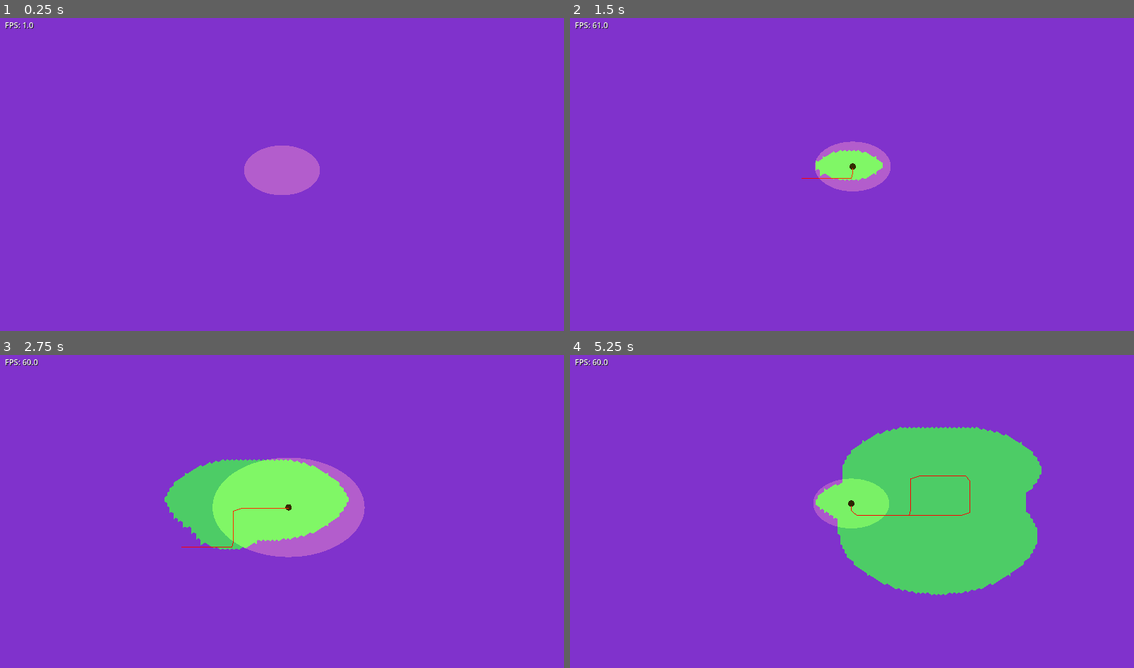
Above: before the commit, frames 1-4 (two rows, left to right).
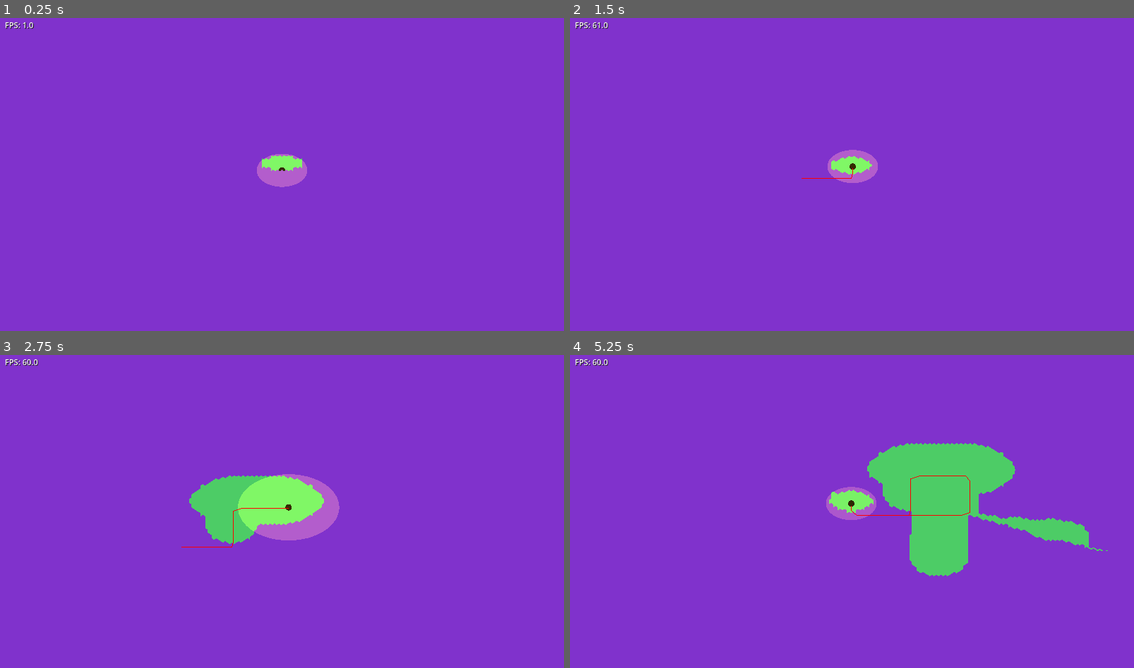
Above: after the commit, the same moments.

Repository: emersonh16/dastardlyfuck
Game: Godot game, scene res://scenes/test/test_miasma.tscn
Two runs of this game, one before a commit and one after it. Both use one fixed random seed, a clock stepped at 60 frames per second and the inputs below.
Inputs (mouse positions are in pixels of both pictures, inside the frame that each line leads up to):
- Up to frame 1 (0.25 s): no input
- Up to frame 2 (1.5 s): tap Enter at 0.5 s; move the mouse to (976, 155) at 0.52 s; hold Right (ui_right) 0.53-1.28 s; tap 1 at 0.6 s; click (976, 155) at 0.67 s; move the mouse to (739, 187) at 1.27 s; hold Down (ui_down) from 1.28 s (still down); tap 2 at 1.35 s; click (739, 187) at 1.42 s
- Up to frame 3 (2.75 s): move the mouse to (338, 439) at 2.02 s; release Down (ui_down) at 2.03 s; hold Right (ui_right) from 2.03 s (still down); tap 3 at 2.1 s; click (338, 439) at 2.17 s
- Up to frame 4 (5.25 s): move the mouse to (823, 574) at 2.77 s; release Right (ui_right) at 2.78 s; hold Up (ui_up) 2.78-3.53 s; tap one key every 0.75 s from 2.85 s: 4 5 1 2; click (823, 574) at 2.92 s; move the mouse to (1021, 558) at 3.52 s; hold Left (ui_left) 3.53-5.03 s; click (1021, 558) at 3.67 s; move the mouse to (682, 461) at 4.27 s; click (682, 461) at 4.42 s; move the mouse to (880, 508) at 5.02 s; hold Down (ui_down) from 5.03 s (still down); click (880, 508) at 5.17 s

The runs differ from the first frame. In frame 1, 1.2% of the frame differs, in the area x 43-57%, y 40-57%; in frame 2, 1.3%; in frame 3, 6.3%; in frame 4, 10%, in the area x 43-96%, y 22-77%.

Commit message:
its ok , laser not clearing continously

Diff:
--- a/scripts/beam/simple_beam.gd
+++ b/scripts/beam/simple_beam.gd
@@ -1,15 +1,12 @@
 extends Node3D
 
 # SimpleBeam - Handles beam clearing logic for all modes
-# Auto-clears for bubble modes, click-to-fire for cone/laser
-# TODO: Eventually move this logic into DerelictManager or BeamManager
+# Clears continuously every frame (no throttling)
+# Clears immediately when mode switches
 
 var beam_manager: Node = null
 var derelict: Node3D = null
 var camera: Camera3D = null
-
-var _last_clear_pos: Vector3 = Vector3.ZERO
-var _clear_threshold: float = 2.0  # Only clear if derelict moved this far
 
 func _ready():
 	# Get BeamManager
@@ -28,50 +25,61 @@
 	# Find camera for mouse-to-world conversion
 	camera = get_viewport().get_camera_3d()
 
-	print("SimpleBeam initialized - Using BeamManager for clearing")
+	# Connect to mode change signal to clear immediately on switch
+	beam_manager.beam_mode_changed.connect(_on_mode_changed)
+
+	print("SimpleBeam initialized - Clearing every frame")
+
+func _on_mode_changed(_mode):
+	# Clear immediately when mode switches
+	_process_clear()
 
 func _process(_delta):
 	if not derelict or not beam_manager:
 		return
 
-	var current_mode = beam_manager.get_mode()
+	# Clear every frame (no throttling)
+	_process_clear()
 
-	# Handle different modes
-	match current_mode:
-		BeamManager.BeamMode.BUBBLE_MIN, BeamManager.BeamMode.BUBBLE_MAX:
-			# Auto-clear around player (bubble modes)
-			_process_bubble_mode()
-		BeamManager.BeamMode.CONE, BeamManager.BeamMode.LASER:
-			# Click-to-fire (cone/laser modes)
-			_process_aimed_mode()
-		BeamManager.BeamMode.OFF:
-			# No clearing
-			pass
-
-func _process_bubble_mode():
+func _process_clear():
 	# Only clear if beam has energy
 	if not beam_manager.can_fire():
 		return
 
+	var current_mode = beam_manager.get_mode()
 	var derelict_pos = derelict.global_position
 	var derelict_pos_ground = Vector3(derelict_pos.x, 0, derelict_pos.z)  # Ground level
 
-	# Only clear if derelict moved significantly (performance optimization)
-	if derelict_pos_ground.distance_to(_last_clear_pos) >= _clear_threshold:
-		_clear_bubble(derelict_pos_ground)
-		_last_clear_pos = derelict_pos_ground
-
-func _process_aimed_mode():
-	# Only fire if beam has energy
-	if not beam_manager.can_fire():
-		return
-
-	# Click to fire cone/laser
-	if Input.is_mouse_button_pressed(MOUSE_BUTTON_LEFT):
-		# Get mouse position in world space
-		var mouse_pos = _get_mouse_world_position()
-		if mouse_pos != Vector3.ZERO:
-			_fire_aimed_beam(mouse_pos)
+	# Handle different modes - clear every frame
+	match current_mode:
+		BeamManager.BeamMode.BUBBLE_MIN, BeamManager.BeamMode.BUBBLE_MAX:
+			# Continuously clear around player (bubble modes)
+			_clear_bubble(derelict_pos_ground)
+		BeamManager.BeamMode.CONE:
+			# Continuously clear cone from player toward mouse
+			var mouse_pos = _get_mouse_world_position()
+			if mouse_pos != Vector3.ZERO:
+				var direction = (mouse_pos - derelict_pos_ground)
+				# If direction is too small, use a default direction (forward)
+				if direction.length() < 0.1:
+					direction = Vector3(1, 0, 0)  # Default forward direction
+				else:
+					direction = direction.normalized()
+				_clear_cone(derelict_pos_ground, direction)
+		BeamManager.BeamMode.LASER:
+			# Continuously clear laser from player toward mouse
+			var mouse_pos = _get_mouse_world_position()
+			if mouse_pos != Vector3.ZERO:
+				var direction = (mouse_pos - derelict_pos_ground)
+				# If direction is too small, use a default direction (forward)
+				if direction.length() < 0.1:
+					direction = Vector3(1, 0, 0)  # Default forward direction
+				else:
+					direction = direction.normalized()
+				_clear_laser(derelict_pos_ground, direction)
+		BeamManager.BeamMode.OFF:
+			# No clearing
+			pass
 
 func _clear_bubble(world_pos: Vector3):
 	if not beam_manager:
@@ -84,37 +92,29 @@
 	# Use BeamManager to clear (it will call MiasmaManager)
 	beam_manager.clear_at_position(world_pos, radius)
 
-func _fire_aimed_beam(target_pos: Vector3):
-	# TODO: Implement cone/laser clearing
-	# For now, just clear at target position with bubble radius
+func _clear_cone(origin: Vector3, direction: Vector3):
+	if not beam_manager:
+		return
+
+	# Get cone parameters from BeamManager
 	var params = beam_manager.get_clearing_params()
-	var current_mode = beam_manager.get_mode()
+	var length = params.get("length", 64.0)
+	var angle = params.get("angle", 32.0)
 
-	match current_mode:
-		BeamManager.BeamMode.CONE:
-			# TODO: Clear cone shape from derelict to target
-			_clear_cone(derelict.global_position, target_pos)
-		BeamManager.BeamMode.LASER:
-			# TODO: Clear line from derelict to target
-			_clear_laser(derelict.global_position, target_pos)
-		_:
-			# Fallback: clear bubble at target
-			var radius = params.get("radius", 48.0)
-			beam_manager.clear_at_position(target_pos, radius)
+	# Use BeamManager to clear cone
+	beam_manager.clear_cone(origin, direction, length, angle)
 
-func _clear_cone(origin: Vector3, target: Vector3):
-	# TODO: Implement cone clearing
-	# For now, just clear a bubble at target
+func _clear_laser(origin: Vector3, direction: Vector3):
+	if not beam_manager:
+		return
+
+	# Get laser parameters from BeamManager
 	var params = beam_manager.get_clearing_params()
-	var radius = params.get("length", 48.0) * 0.5  # Use half of cone length as radius for now
-	beam_manager.clear_at_position(target, radius)
+	var length = params.get("length", 128.0)
+	var thickness = params.get("thickness", 4.0)
 
-func _clear_laser(origin: Vector3, target: Vector3):
-	# TODO: Implement laser clearing (line with multiple stamps)
-	# For now, just clear a bubble at target
-	var params = beam_manager.get_clearing_params()
-	var radius = params.get("thickness", 4.0)
-	beam_manager.clear_at_position(target, radius)
+	# Use BeamManager to clear laser
+	beam_manager.clear_laser(origin, direction, length, thickness)
 
 func _get_mouse_world_position() -> Vector3:
 	# Convert mouse screen position to world position on ground plane (Y=0)
--- a/scripts/managers/beam_manager.gd
+++ b/scripts/managers/beam_manager.gd
@@ -18,11 +18,11 @@
 var beam_level: int = 1
 
 # Beam parameters (from JS design)
-const BUBBLE_MIN_RADIUS = 24.0  # World units (halved from original 48.0)
-const BUBBLE_MAX_RADIUS = 48.0  # World units (halved from original 96.0)
-const CONE_LENGTH = 128.0
-const CONE_ANGLE_DEG = 64.0
-const LASER_LENGTH = 256.0
+const BUBBLE_MIN_RADIUS = 16.0  # World units (halved from original 48.0)
+const BUBBLE_MAX_RADIUS = 32.0  # World units (halved from original 96.0)
+const CONE_LENGTH = 64.0
+const CONE_ANGLE_DEG = 32.0
+const LASER_LENGTH = 128.0
 const LASER_THICKNESS = 4.0
 
 # Energy system
@@ -93,6 +93,77 @@
 		beam_fired.emit(world_pos, radius)
 	return cleared
 
+# Clear miasma in cone shape (from origin toward direction)
+func clear_cone(origin: Vector3, direction: Vector3, length: float, angle_deg: float) -> int:
+	if not miasma_manager:
+		return 0
+
+	# Normalize direction
+	var dir = direction.normalized()
+	var angle_rad = deg_to_rad(angle_deg)
+
+	# Clear multiple circles along the cone path
+	# Each circle's radius increases with distance from origin
+	var num_stamps = int(length / 8.0) + 1  # One stamp every 8 units
+	var total_cleared = 0
+
+	for i in range(num_stamps):
+		var t = float(i) / float(num_stamps - 1) if num_stamps > 1 else 0.0
+		var distance = t * length
+		var stamp_pos = origin + dir * distance
+
+		# Calculate radius at this distance (cone expands linearly)
+		var radius_at_distance = tan(angle_rad * 0.5) * distance
+
+		# Minimum radius to ensure clearing at origin
+		if radius_at_distance < 4.0:
+			radius_at_distance = 4.0
+
+		var cleared = miasma_manager.clear_area(stamp_pos, radius_at_distance)
+		total_cleared += cleared
+
+	if total_cleared > 0:
+		beam_fired.emit(origin, length)
+
+	return total_cleared
+
+# Clear miasma in laser shape (straight line from origin toward direction)
+func clear_laser(origin: Vector3, direction: Vector3, length: float, thickness: float) -> int:
+	if not miasma_manager:
+		return 0
+
+	# Normalize direction - ensure it's valid
+	var dir = direction
+	if dir.length_squared() < 0.001:
+		# Invalid direction, use default forward
+		dir = Vector3(1, 0, 0)
+	else:
+		dir = dir.normalized()
+
+	# Clear multiple circles along the laser path
+	# Constant thickness (unlike cone which expands)
+	var num_stamps = max(1, int(length / 4.0) + 1)  # One stamp every 4 units (more dense than cone)
+	var total_cleared = 0
+	var radius = thickness * 0.5  # Thickness is diameter, radius is half
+
+	# Minimum radius to ensure clearing
+	if radius < 2.0:
+		radius = 2.0
+
+	# Always clear at least at origin
+	for i in range(num_stamps):
+		var t = float(i) / float(num_stamps - 1) if num_stamps > 1 else 0.0
+		var distance = t * length
+		var stamp_pos = origin + dir * distance
+
+		var cleared = miasma_manager.clear_area(stamp_pos, radius)
+		total_cleared += cleared
+
+	if total_cleared > 0:
+		beam_fired.emit(origin, length)
+
+	return total_cleared
+
 # Get beam clearing parameters for current mode
 func get_clearing_params() -> Dictionary:
 	match current_mode:
Not shown: 2 places in scenes/test/test_miasma.tscn that only renumber resources
